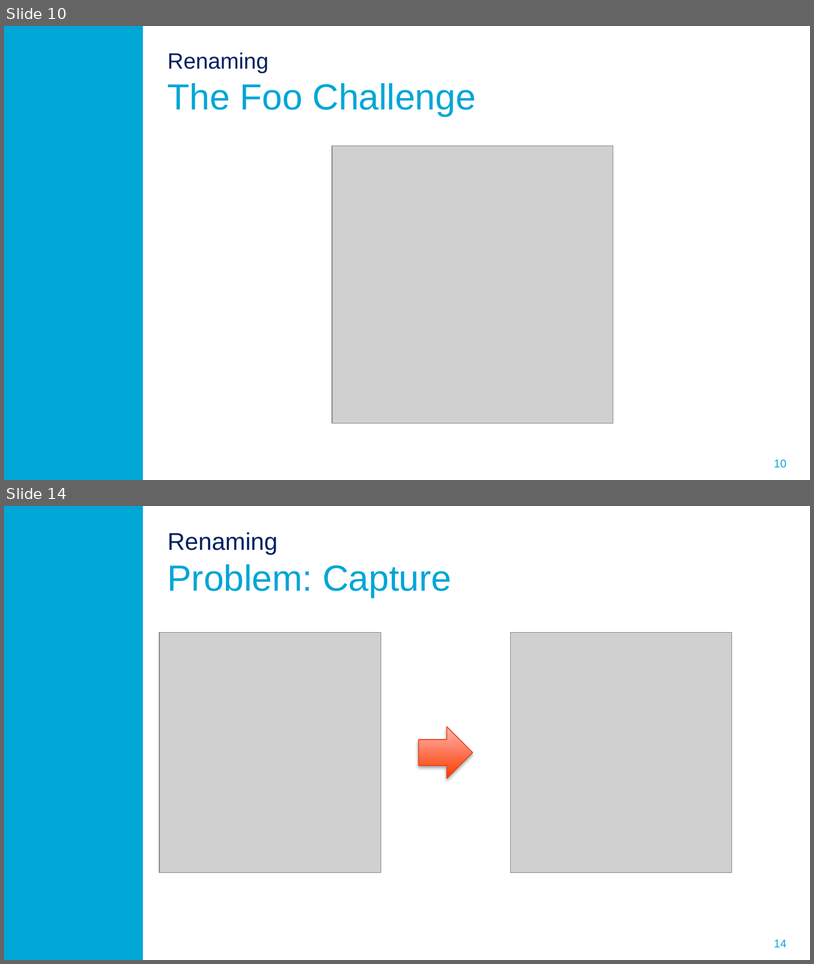
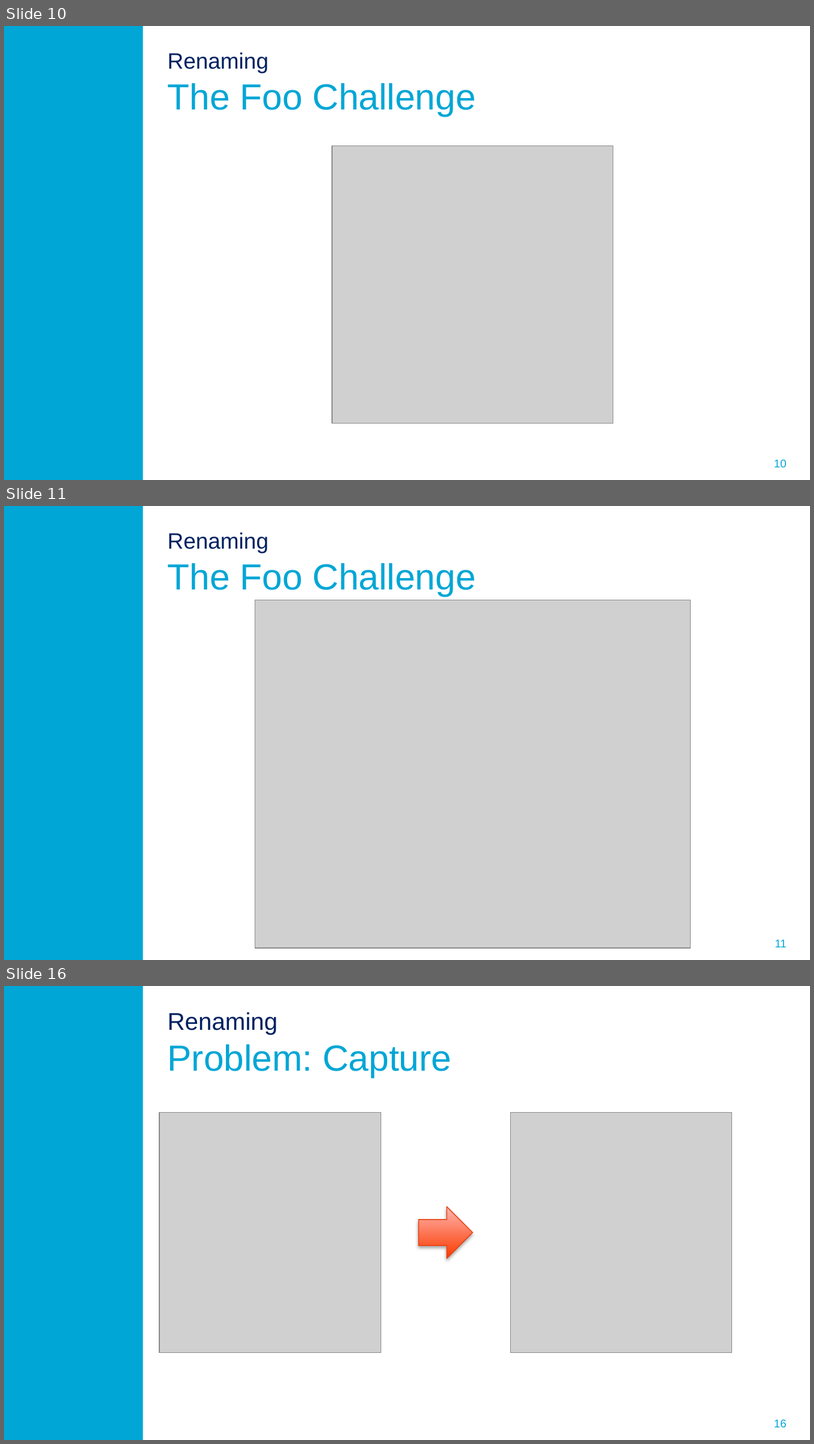
Before and after one commit to ProMisDev/metaborg-tiger, a slide deck: presentation/Misteli_Refactoring_in_Spoofax.pptx. Shown one above the other, each under a label of ours: slides 10 and 14 before the commit, slides 10, 11 and 16 after it; the slides between them are not shown. The pictures are 814x964 and 814x1444 pixels, drawn with LibreOffice and Linux fonts; fonts in the diff are those of the drawing; grey boxes stand for pictures; background and template pictures are left out. Boxes give left, top, right and bottom in pixels: in the first picture for what was removed or moved away, otherwise in the second. Text is boxed around its words. In the diff, an @@ line names an element or a change of style, - is before the commit and + after.

```diff
--- a/presentation/Misteli_Refactoring_in_Spoofax.pptx
+++ b/presentation/Misteli_Refactoring_in_Spoofax.pptx
@@ slide 11 added at bbox=[4, 506, 810, 960], background #FFFFFF; not listed: 2 template elements that a slide beside it also shows @@
@@ title added at bbox=[168, 532, 476, 596], 32.4 pt, text #00A6D6 @@
+Renaming
+The Foo Challenge
@@ picture added at bbox=[255, 600, 690, 947] @@
@@ what was slide 14 is now slide 16 @@
@@ page number at bbox=[774, 1419, 787, 1428]: text changed @@
-14
+16
```
Also in this commit, not shown: 3 slides changed, 4 other slides added, 1 slide removed, 1 other file.
